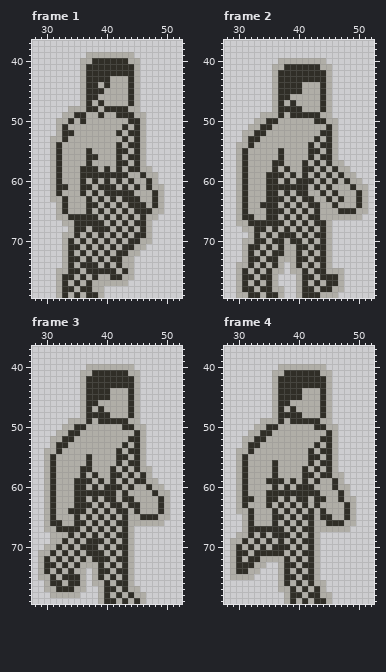
Two versions of one pixel-art file, support/player/Seraphina-walk.aseprite. Above is the file before it was changed.
80x80 pixels, 12 frames. Shown: frame 1: x 28..52, y 37..79; frame 2: x 28..52, y 37..79; frame 3: x 28..52, y 37..79; frame 4: x 28..52, y 37..79. The commit also changed other frames, which this record leaves out.
The same view after the edit:
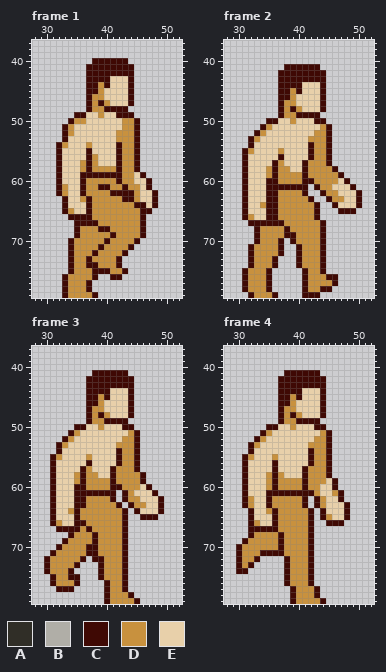
Palette (. is transparent): A #302e27  B #b0aea7  C #3f0904  D #c8913e  E #e8d0aa
Changes in this commit:
layer "Colour" now shown
layer "B&W" now hidden
Changed rows in their new state; - is an unchanged pixel.
Frame 1:
first column x 31:
39 ------........-----
40 -----..CCCCCC..----
41 -----.CCCCCCCC.----
42 -----.CCCCCCCC.----
43 -----.CCCCEEEC.----
44 -----.CCDCEEEC.----
45 -----.CCDEEEEC.----
46 -----.CDDEEEEC.----
47 -----.CDCDEEEC.----
48 ---...CDDCCCC..----
49 --..CCEEDEECCC..---
50 -..CDDEEEEEEDDC.---
51 -.CDEEEEEEEEDDC.---
52 -.CDEEEEEEEDDDC.---
53 ..CEEEEEEEEDDDC.---
54 .CDEEEDEEEECDDC.---
55 .CEEEECEEEECDDC.---
56 .CEEEECDEEECDDC.---
57 .CEEEDCDEEECDDC.---
58 .CEEEDCDDDDCDDC..--
59 .CEEECCCCCCCDDEC..-
60 .CEEECDDDDDCDDEEC.-
61 .CDEECDDCCDDCDDEC..
62 .CDEECDDDDCCCCDEEC.
63 ..CEEDCDDDDDCCDEEC.
64 -.CEEECDDDDDDDCCEC.
65 -.CDEECDDDDDDDDCC..
66 -..CCCCDDDDDDDDC..-
67 --..CCCCDDDDDDDC.--
68 ---.CDDDCCDDDDDC.--
69 --..CDDDDDCDDDDC.--
70 --.CDDDDDCDDDDC..--
71 --.CDDDDCDDDDC..---
72 --.CDDDCDDDDC..----
73 --.CDDCDDDDC..-----
74 --.CDDCCDDDC..-----
75 -..CDDDCCCDDC.-----
76 -.CDDDDC..CC..-----
77 -.CDDDC......------
78 -.CDDDC..----------
79 -.CDDDDC.----------
Frame 2:
first column x 30:
40 -------........-------
41 ------..CCCCCC..------
42 ------.CCCCCCCC.------
43 ------.CCCCCCCC.------
44 ------.CCCCEEEC.------
45 ------.CCDCEEEC.------
46 ------.CCDEEEEC.------
47 ------.CDDEEEEC.------
48 ------.CDCDEEEC.------
49 ----...CDDCCCC..------
50 ---..CCEEDEEECC..-----
51 --..CDEEEEEEEEDC.-----
52 -..CDEEEEEEEEDDC.-----
53 -.CDEEEEEEEEDDDC.-----
54 ..CEEEEEEEEECDDC.-----
55 .CDEEEEDEEEECDDC.-----
56 .CEEEEECEEEECDDC.-----
57 .CEEEECDEEECDDDC..----
58 .CEEEDCDDEECDDDDC..---
59 .CEEEDCDDDDCDDDDDC..--
60 .CEEECCDDDDCCDDDDEC..-
61 .CEEECCCCCCC.CDDEEEC..
62 .CEEECCDDDDC..CDDEEEC.
63 .CEEECCDDDDDC..CDDEEC.
64 .CEEDCCDDDDDDC..CEEEC.
65 .CEEECCDDDDDDC...CCC..
66 .CDEECCDDDDDDC.......-
67 ..CCCCCCDDDDDDC.------
68 -..CDDDDCDDDDDC.------
69 --.CDDDDCCDDDDC.------
70 -..CDDDC.CDDDDC.------
71 -.CDDDDC..CDDDC.------
72 -.CDDDDC..CDDDC.------
73 -.CDDDC...CDDDC.------
74 ..CDDDC.-.CDDDC.------
75 .CDDDC..-..CDDC...----
76 .CDDDC.---.CDDDCC.----
77 .CDDDC.---.CDDDDC.----
78 .CDDDC..--.CDDCC..----
79 ..CDDDC.--.CCC...-----
Frame 3:
first column x 29:
40 --------........------
41 -------..CCCCCC..-----
42 -------.CCCCCCCC.-----
43 -------.CCCCCCCC.-----
44 -------.CCCCEEEC.-----
45 -------.CCDCEEEC.-----
46 -------.CCDEEEEC.-----
47 -------.CDDEEEEC.-----
48 -------.CDCDEEEC.-----
49 -----...CDDCCCC..-----
50 ----..CCEEDEEECC..----
51 ---..CDEEEEEEEEDC.----
52 --..CDEEEEEEEEDDC.----
53 --.CDEEEEEEEEDDDC.----
54 -..CEEEEEEEEECDDC.----
55 -.CDEEEEDEEEECDDC.----
56 -.CEEEEECEEEECDDC.----
57 -.CEEEECDEEECDDDC..---
58 -.CEEEDCDDEECDDDDC.---
59 -.CEEEDCDDDDCDDDDC..--
60 -.CEEECCDDDDCCDDDEC..-
61 -.CEEECCCCCCC.CDEEEC..
62 -.CEEECCDDDDC.CDDEEEC.
63 -.CEEECCDDDDDC.CDDEEC.
64 -.CEEDCDDDDDDDC.CEEEC.
65 -.CEEECDDDDDDDC..CCC..
66 -.CDEECCDDDDDDC......-
67 -..CCCCDCDDDDDC.------
68 --...CDDDCDDDDC.------
69 --..CDDDDCDDDDC.------
70 -..CDDDDCCDDDDC.------
71 ..CDDDDDCCDDDDC.------
72 .CDDDDDC.CCDDDC.------
73 .CDDDDC...CDDDC.------
74 .CDDDC..-.CDDDC.------
75 ..CDDCC.-.CDDDC.------
76 -.CDDDC.-..CDDC.------
77 -..CCC..--.CDDC..-----
78 --.....---.CDDDC..----
79 ----------.CDDDDC.----
Frame 4:
first column x 29:
40 --------........-----
41 -------..CCCCCC..----
42 -------.CCCCCCCC.----
43 -------.CCCCCCCC.----
44 -------.CCCCEEEC.----
45 -------.CCDCEEEC.----
46 -------.CCDEEEEC.----
47 -------.CDDEEEEC.----
48 -------.CDCDEEEC.----
49 -----...CDDCCCC..----
50 ----..CCEEDEEECC..---
51 ---..CDEEEEEEEEDC.---
52 --..CDEEEEEEEEDDC.---
53 --.CDEEEEEEEEDDDC.---
54 -..CEEEEEEEEECDDC.---
55 -.CDEEEDEEEEECDDC.---
56 -.CEEEECEEEEECDDC.---
57 -.CEEEECEEEECDDDC.---
58 -.CEEEDCDEEECDDDC..--
59 -.CEEEDCDDDDCDDDEC.--
60 -.CEEEDCDDDDCDDEEC..-
61 -.CEEECCCCCCCCDEEDC.-
62 -.CDEECDDDDDC.CDEEC..
63 -.CDEECDDDDDC.CDEEEC.
64 -..CEEDCDDDDDC.CEEEC.
65 --.CEEECDDDDDC.CDEEC.
66 --.CDEECDDDDDC..CCC..
67 --.CCCCCDDDDDC......-
68 -..CDDDDCDDDDC.------
69 ..CDDDDDCDDDDC.------
70 .CDDDDDDCDDDDC.------
71 .CDDDCCCCDDDDC.------
72 .CDDC....CDDDC.------
73 .CDC..--.CDDDC.------
74 .CC..---.CDDDC.------
75 ....----.CDDDC.------
76 --------.CDDDC..-----
77 --------..CDDDC.-----
78 ---------.CDDDC..----
79 ---------.CDDDDC.----
